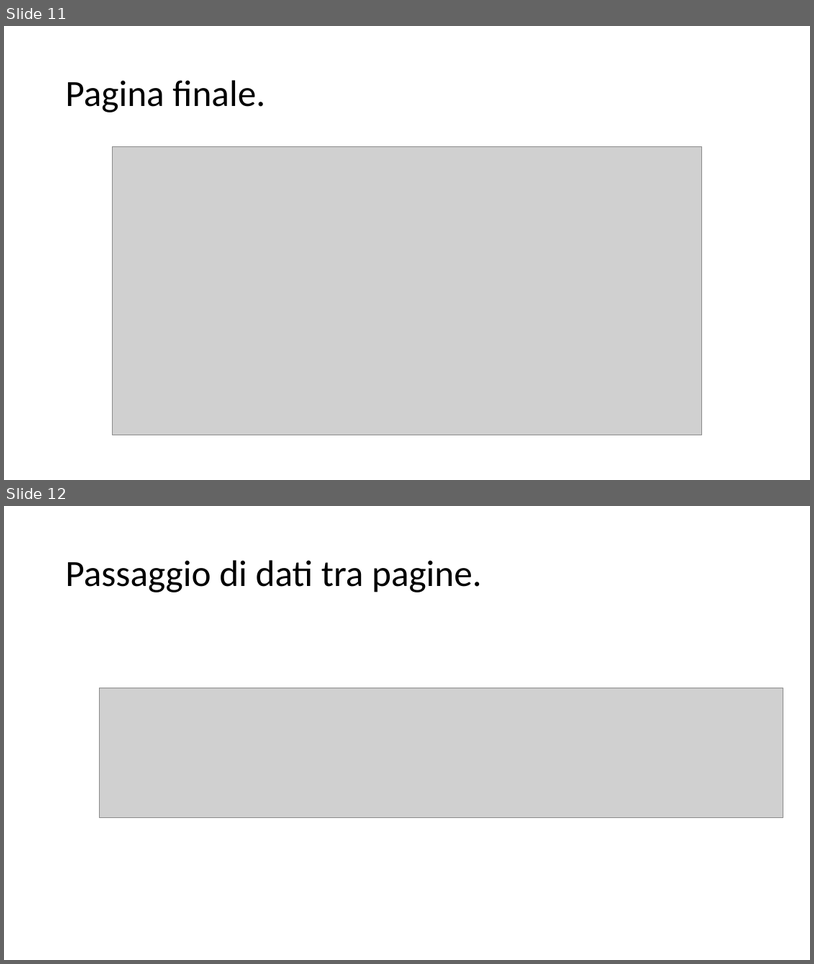
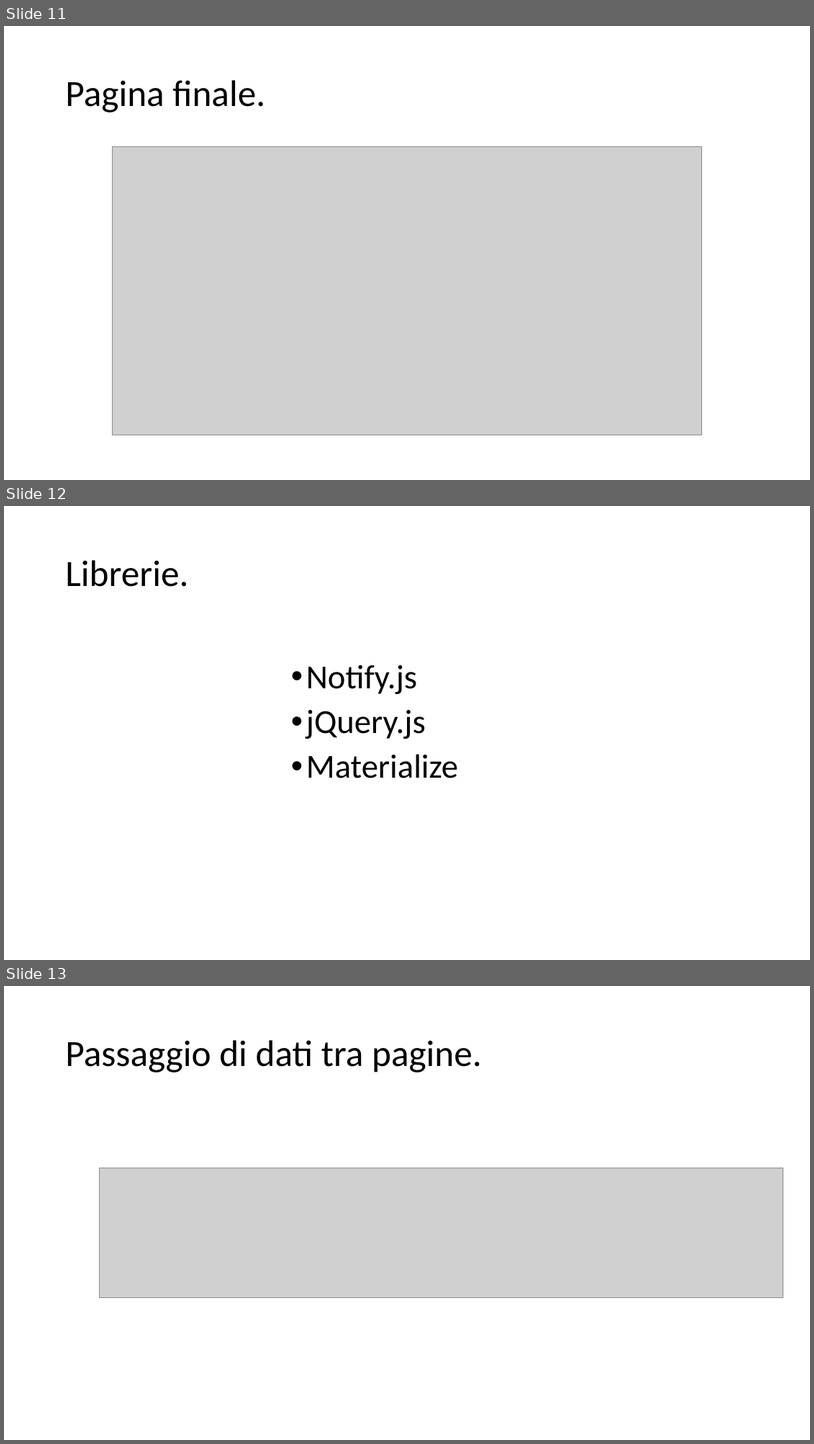
Before and after one commit to filippofinke/Registration-and-data-verification-page, a slide deck: Presentazione/PresentazioneFilippoFinke.pptx. Shown one above the other, each under a label of ours: slides 11 and 12 before the commit, slides 11, 12 and 13 after it. The pictures are 814x964 and 814x1444 pixels, drawn with LibreOffice and Linux fonts; fonts in the diff are those of the drawing; grey boxes stand for pictures. Boxes give left, top, right and bottom in pixels: in the first picture for what was removed or moved away, otherwise in the second. Text is boxed around its words. In the diff, an @@ line names an element or a change of style, - is before the commit and + after.

Commit message:
Aggiunto file globale, pptx fix

```diff
--- a/Presentazione/PresentazioneFilippoFinke.pptx
+++ b/Presentazione/PresentazioneFilippoFinke.pptx
@@ slide 12 added at bbox=[4, 506, 810, 960], background #FFFFFF @@
@@ title added at bbox=[65, 560, 188, 587], 44 pt, text #000000 @@
+Librerie.
@@ text added at bbox=[306, 664, 458, 778], 40 pt, text #000000 @@
+• Notify.js
+• jQuery.js
+• Materialize
@@ what was slide 12 is now slide 13 @@
```
Also in this commit, not shown: 1 other file.
